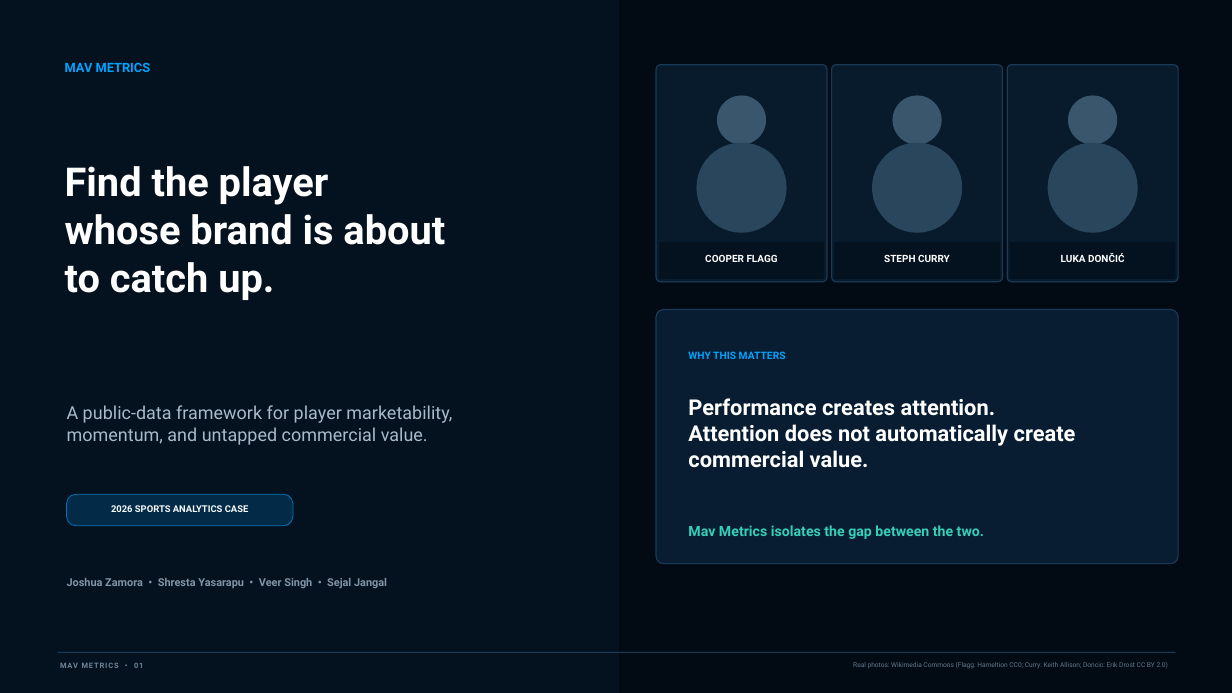
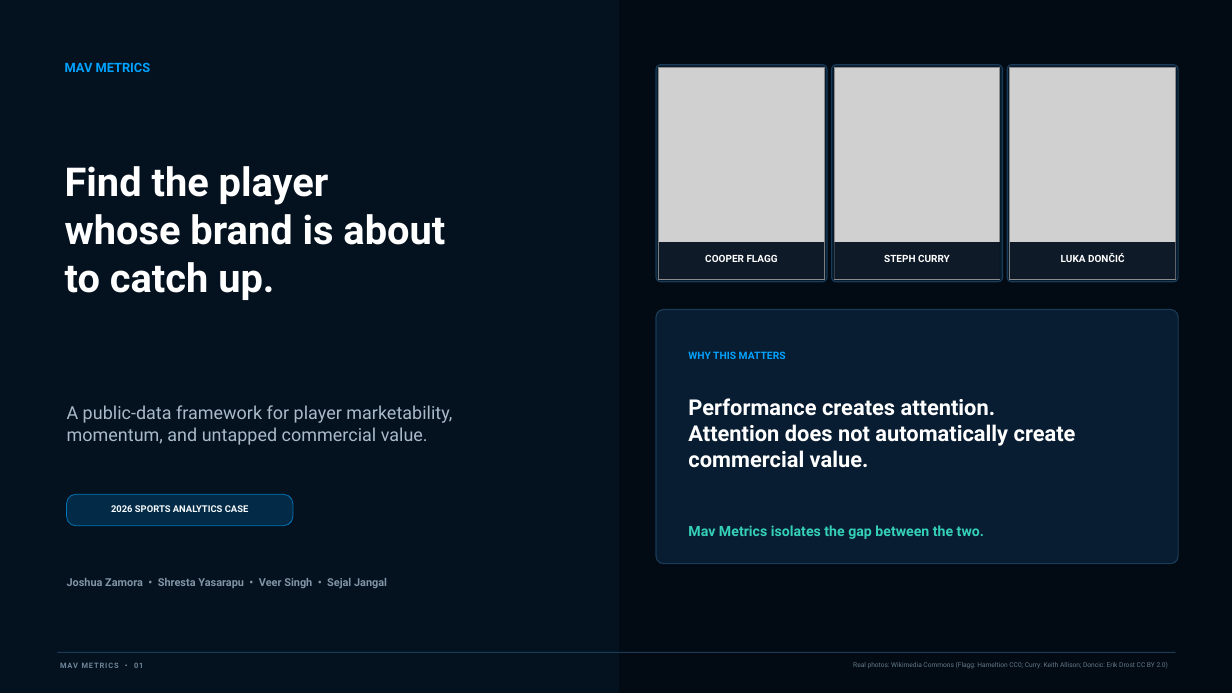
Before and after one commit to joshmzamora/mav-metrics, a slide deck: slide 1 of presentation/Mav_Metrics_Final.pptx. Drawn at 1232x693 pixels with LibreOffice and Linux fonts; fonts in the diff are those of the drawing; grey boxes stand for pictures. Boxes give left, top, right and bottom in pixels: in the first picture for what was removed or moved away, otherwise in the second. Text is boxed around its words. In the diff, an @@ line names an element or a change of style, - is before the commit and + after.

```diff
--- a/presentation/Mav_Metrics_Final.pptx
+++ b/presentation/Mav_Metrics_Final.pptx
@@ picture added at (659, 67, 824, 279) @@
@@ picture added at (835, 67, 1000, 279) @@
@@ picture added at (1010, 67, 1176, 279) @@
@@ ellipse removed at (718, 96, 766, 144) @@
@@ ellipse removed at (894, 96, 942, 144) @@
@@ ellipse removed at (1069, 96, 1117, 144) @@
@@ ellipse removed at (697, 143, 786, 232) @@
@@ ellipse removed at (872, 143, 961, 232) @@
@@ ellipse removed at (1048, 143, 1137, 232) @@
```
Also in this commit, not shown: 1 other slide changed.
